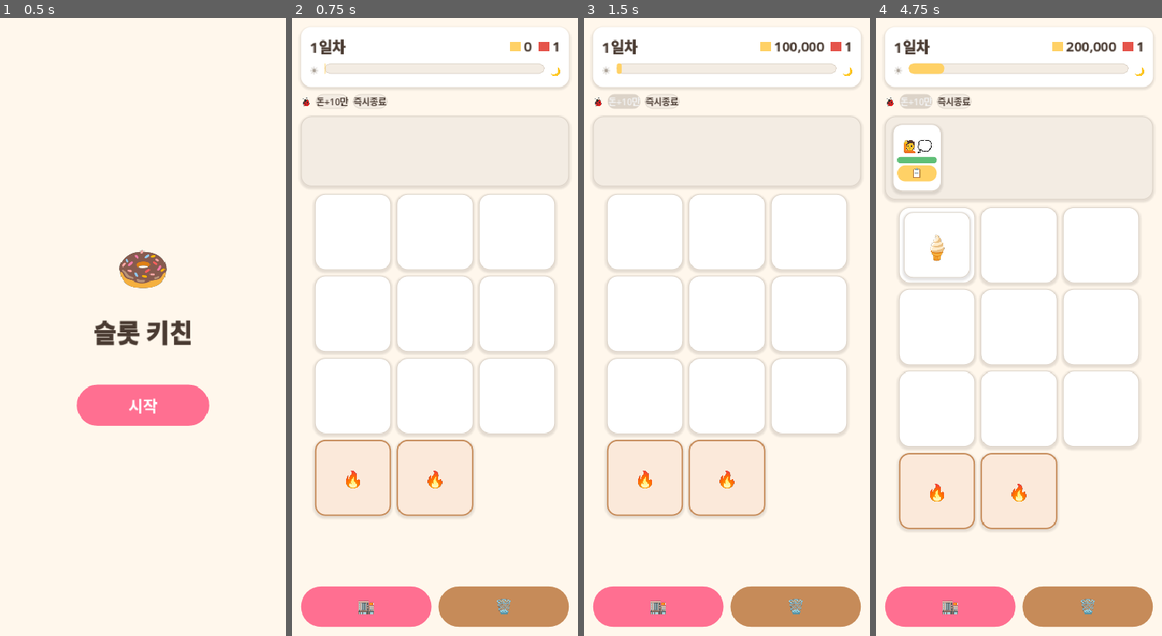
Above: before the commit, frames 1-4 (left to right).
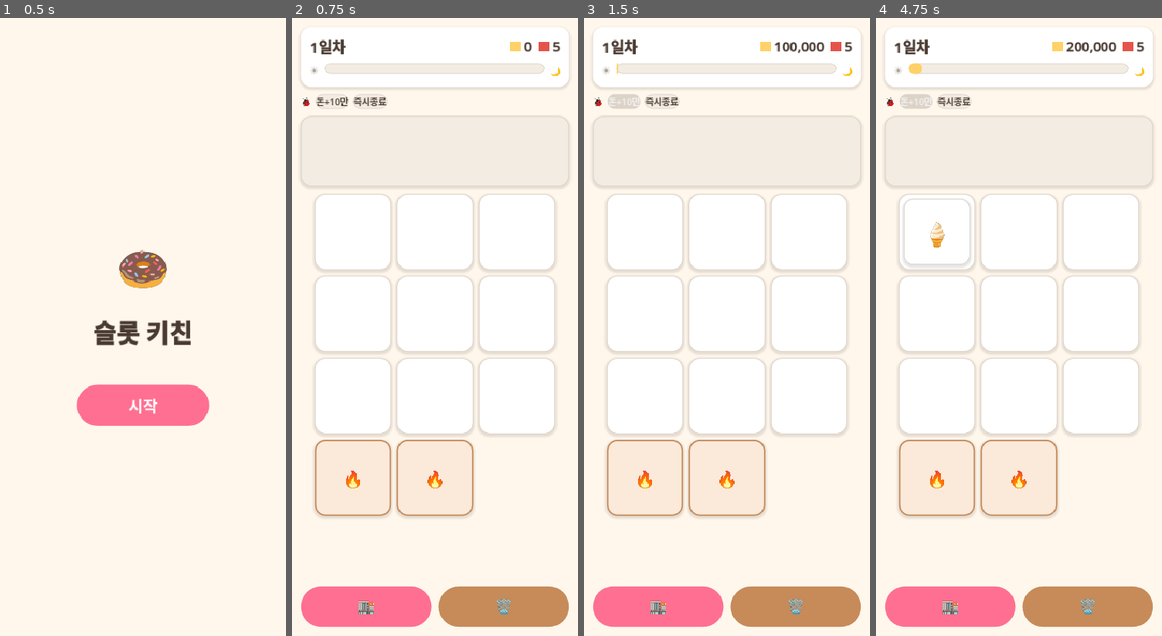
Above: after the commit, the same moments.

Repository: yellyB/game-slot-kitchen
Game: Godot game, scene res://scenes/Main.tscn
Two runs of this game, one before a commit and one after it. Both use one fixed random seed, a clock stepped at 60 frames per second and the inputs below.
Inputs:
- Up to frame 1 (0.5 s): no input
- Up to frame 2 (0.75 s): click "시작" at 0.5 s
- Up to frame 3 (1.5 s): click "돈+10만" at 1.25 s
- Up to frame 4 (4.75 s): click "🏬" at 2 s; click "🗑️" at 2.75 s; click "✕" at 3.5 s; click "돈+10만" at 4.25 s

Frame 1 is identical in both runs. In frame 2, less than 0.1% of the frame differs, in the area x 11-94%, y 3-10%; in frame 3, less than 0.1%; in frame 4, 9.5%, in the area x 2-98%, y 3-83%.

Commit message:
헤드리스 시뮬 구조 + 확정 밸런스/데이터 반영
시뮬:
- scripts/sim/sim_core.gd: Session 재사용 + 손님 생애주기(큐→주문→조리→서빙) dt스텝 헤드리스 모델
- scripts/sim/batch.gd: N판 반복·집계·로드아웃 비교
- Session.tick(dt) 추출(실게임 _process는 그대로), main --sim 진입점
- v1: 재료 트립 시간 무시(추후 v2)

밸런스/데이터(확정분):
- 하루 120초, 인내심 25/35초, 등장 가중 [30·22·18·15·10·5]
- 상점가 일당 65% 복리(Config.shop_price)
- 메뉴/가격 재정비, 가게세 곡선 5·12·22·35·50
- 조리버프 -25%, 인내심버프 +10%

(버프.md 설계 문서는 작업 중이라 커밋 제외)

Co-Authored-By: Claude Opus 4.8 (1M context) <noreply@anthropic.com>

Diff:
--- a/data/buff_defs.gd
+++ b/data/buff_defs.gd
@@ -9,9 +9,9 @@
 ##  - Stats 배율로 표현 불가한 특수 효과(분기·이벤트성): 추가 재고(무분별한 분기 금지).
 
 const ALL := {
-	"cook":      {"name": "조리 속도", "icon": "⚡", "stat": "cook_mult", "value": 0.85, "label": "조리 -15%"},
+	"cook":      {"name": "조리 속도", "icon": "⚡", "stat": "cook_mult", "value": 0.75, "label": "조리 -25%"},
 	"price":     {"name": "판매가",   "icon": "💰", "stat": "price_mult", "value": 1.25, "label": "판매가 +25%"},
-	"patience":  {"name": "인내심",   "icon": "⏳", "stat": "patience_mult", "value": 1.25, "label": "인내심 +25%"},
+	"patience":  {"name": "인내심",   "icon": "⏳", "stat": "patience_mult", "value": 1.10, "label": "인내심 +10%"},
 	"warehouse": {"name": "창고 속도", "icon": "🏃", "stat": "warehouse_mult", "value": 0.7, "label": "창고 -30%"},
 }
 
--- a/data/config.gd
+++ b/data/config.gd
@@ -14,21 +14,31 @@
 const MAX_QUEUE := 4          # 큐 최대 인원
 const SPAWN_INTERVAL := 4.0   # 손님 등장 간격(초)
 
+# ── 손님 수요 (등급별 등장 가중 = 확률 %, 합 100) ──────────
+# 싼(낮은 등급) 메뉴 손님이 많이, 비싼(높은 등급) 손님은 드물게. 인덱스 = 등급-1.
+const SPAWN_WEIGHTS := [30, 22, 18, 15, 10, 5]  # 1등급 30% … 6등급 5%
+
 # ── 인내심 (2단계 별도 타이머) ────────────────────────────
-const PATIENCE_ORDER := 45.0  # 주문 대기(큐)
-const PATIENCE_DISH := 60.0   # 음식 대기(슬롯 주문 카드)
+const PATIENCE_ORDER := 25.0  # 주문 대기(큐)
+const PATIENCE_DISH := 35.0   # 음식 대기(슬롯 주문 카드)
 const PATIENCE_LOW_FRAC := 0.3  # 이 비율 이하로 남으면 게이지 빨강
 
 # ── 경제 (금액 최소단위 1원, 가장 싼 메뉴 = 1) ────────────
 const START_MONEY := 0     # 시작 소지금
-const SLOT_PRICE := 5       # 슬롯 +1 확장 가격(상점)
-const BUFF_PACK_PRICE := 2  # 버프 팩(카드깡) 가격 — 첫날 순이익으로 살 수 있게
+const SLOT_PRICE := 5       # 슬롯 +1 확장 1일차 기본가(상점) — 일수 따라 SHOP_PRICE_GROWTH로 상승
+const BUFF_PACK_PRICE := 2  # 버프 팩(카드깡) 1일차 기본가 — 일수 따라 상승
+const SHOP_PRICE_GROWTH := 1.65  # 상점가 일당 증가 배율(복리): 가격 = ceil(기본 × GROWTH^(day-1))
 const MAX_BUFFS := 5        # 버프 보유 상한 (온보드 점유 — 판 절반 이상 못 줌)
 # (가게세는 하루별 → data/levels.gd)
 
 # ── 세션 / 하루 ───────────────────────────────────────────
-const DAY_LENGTH := 45.0        # 영업시간(초)
+const DAY_LENGTH := 120.0       # 영업시간(초)
 const WAVES := 3                # 웨이브 수(고정). 웨이브당 손님 수는 data/levels.gd
 const WAVE_SPACING := 0.7       # 웨이브 내 손님 간격(초)
 const WAREHOUSE_EXIT_COST := 3.0  # 창고 닫을 때(퇴장) 소모 영업시간(초) — 트립 비용
 # (일차별 가게세·손님 수·승리 일차 = data/levels.gd)
+
+
+## 상점가 = 기본가 × 증가율^(day-1), 올림(비용). day는 1부터.
+static func shop_price(base: int, day: int) -> int:
+	return int(ceil(base * pow(SHOP_PRICE_GROWTH, day - 1)))
--- a/data/levels.gd
+++ b/data/levels.gd
@@ -5,11 +5,11 @@
 ## 금액 최소단위 1원 = 가장 싼 메뉴(커피 1). rent도 같은 스케일.
 
 const DAYS := [
-	{"rent": 1,  "per_wave": 2},   # 1일차 (손님 6) — 매출 ~3, 순이익으로 버프 1개
-	{"rent": 4,  "per_wave": 3},   # 2일차 (손님 9)
-	{"rent": 8,  "per_wave": 4},   # 3일차 (손님 12)
-	{"rent": 13, "per_wave": 5},   # 4일차 (손님 15)
-	{"rent": 20, "per_wave": 6},   # 5일차 (손님 18) — 클리어
+	{"rent": 5,  "per_wave": 2},   # 1일차 (손님 6, 최대매출 ~31) — 여유, 첫 버프
+	{"rent": 12, "per_wave": 3},   # 2일차 (손님 9, ~46)
+	{"rent": 22, "per_wave": 4},   # 3일차 (손님 12, ~62)
+	{"rent": 35, "per_wave": 5},   # 4일차 (손님 15, ~77)
+	{"rent": 50, "per_wave": 6},   # 5일차 (손님 18, ~93) — 클리어(절반 이상 서빙 필요)
 ]
 
 static func count() -> int:
--- a/data/recipes.gd
+++ b/data/recipes.gd
@@ -12,7 +12,7 @@
 	"glazed":  {"name": "글레이즈드", "icon": "🍩", "ingredients": ["flour", "egg", "sugar"], "cook_time": 5.0, "price": 6,  "tier": 3},
 	"choco":   {"name": "초코도넛",  "icon": "🍪", "ingredients": ["flour", "egg", "chocolate"], "cook_time": 5.0, "price": 8,  "tier": 4},
 	"tiramisu": {"name": "티라미수",  "icon": "🍮", "ingredients": ["bean", "cream", "sugar"], "cook_time": 6.0, "price": 12, "tier": 5},
-	"special": {"name": "초코케이크",  "icon": "🍰", "ingredients": ["flour", "cream", "sugar", "chocolate"], "cook_time": 7.0, "price": 30, "tier": 6},
+	"special": {"name": "초코케이크",  "icon": "🍰", "ingredients": ["flour", "cream", "sugar", "chocolate"], "cook_time": 7.0, "price": 20, "tier": 6},
 }
 
 static func all_ids() -> Array:
--- a/scripts/main.gd
+++ b/scripts/main.gd
@@ -96,6 +96,22 @@
 	# 개발용 테스트 하니스 (릴리스엔 영향 없음): godot4 ... -- --test
 	if OS.is_debug_build() and "--test" in OS.get_cmdline_user_args():
 		await TestHarness.new().run(self)
+
+	# 헤드리스 시뮬레이션: godot4 ... -- --sim
+	if "--sim" in OS.get_cmdline_user_args():
+		var batch := SimBatch.new()
+		var loadouts := [
+			{"name": "무버프", "buffs": []},
+			{"name": "조리-25%", "buffs": ["cook"]},
+			{"name": "판매가+25%", "buffs": ["price"]},
+			{"name": "조리+판매+인내+창고", "buffs": ["cook", "price", "patience", "warehouse"]},
+		]
+		print("\n[SIM] ===== 배치 시뮬 (판당 5일, 500회) =====")
+		for res in batch.compare(500, loadouts):
+			print("[SIM] %-22s 승률 %4.1f%%  평균현금 %6.1f  서빙 %4.1f  놓침 %4.1f  일수 %.1f" % [
+				res["name"], res["win_rate"] * 100.0, res["avg_cash"],
+				res["avg_served"], res["avg_lost"], res["avg_days"]])
+		get_tree().quit()
 
 
 func _start_game() -> void:
--- a/scripts/session.gd
+++ b/scripts/session.gd
@@ -32,9 +32,10 @@
 
 ## 상점: 슬롯 +1 구매. 성공 시 true(다음 세션부터 반영).
 func buy_slot() -> bool:
-	if cash < Config.SLOT_PRICE or slots >= Config.MAX_SLOTS:
+	var price := Config.shop_price(Config.SLOT_PRICE, day)
+	if cash < price or slots >= Config.MAX_SLOTS:
 		return false
-	cash -= Config.SLOT_PRICE
+	cash -= price
 	slots += 1
 	cash_changed.emit(cash)
 	return true
@@ -42,9 +43,10 @@
 
 ## 상점: 버프 팩 구매 → 3개 랜덤 반환(택1은 호출 측). 못 사면 [].
 func buy_buff_pack() -> Array:
-	if cash < Config.BUFF_PACK_PRICE or Buffs.is_full():
+	var price := Config.shop_price(Config.BUFF_PACK_PRICE, day)
+	if cash < price or Buffs.is_full():
 		return []
-	cash -= Config.BUFF_PACK_PRICE
+	cash -= price
 	cash_changed.emit(cash)
 	return BuffDefs.random_pack(3)
 
@@ -100,6 +102,11 @@
 
 
 func _process(delta: float) -> void:
+	tick(delta)
+
+
+## 하루 진행 1스텝. 실게임은 _process(delta)로, 시뮬은 원하는 dt로 수동 호출.
+func tick(delta: float) -> void:
 	if not _running:
 		return
 	_elapsed += delta
--- a/scripts/shop.gd
+++ b/scripts/shop.gd
@@ -52,8 +52,8 @@
 	header.add_child(_cash_label)
 
 	# 상품: 슬롯 확장 / 버프 팩
-	_buy_slot_btn = _product(v, "슬롯 +1", "가격 %d" % Config.SLOT_PRICE, "구매", Palette.SUB, _on_buy_slot)
-	_draw_btn = _product(v, "버프 팩", "가격 %d" % Config.BUFF_PACK_PRICE, "뽑기", Palette.MAIN, _on_draw)
+	_buy_slot_btn = _product(v, "슬롯 +1", "가격 %d" % Config.shop_price(Config.SLOT_PRICE, session.day), "구매", Palette.SUB, _on_buy_slot)
+	_draw_btn = _product(v, "버프 팩", "가격 %d" % Config.shop_price(Config.BUFF_PACK_PRICE, session.day), "뽑기", Palette.MAIN, _on_draw)
 
 	# 보유 버프
 	v.add_child(UI.label("보유 버프", 13, Palette.COCOA_600))
@@ -197,10 +197,10 @@
 
 func _refresh() -> void:
 	_cash_label.text = str(session.cash)
-	var can_slot := session.cash >= Config.SLOT_PRICE and session.slots < Config.MAX_SLOTS
+	var can_slot := session.cash >= Config.shop_price(Config.SLOT_PRICE, session.day) and session.slots < Config.MAX_SLOTS
 	_buy_slot_btn.disabled = not can_slot
 	_buy_slot_btn.modulate = Color.WHITE if can_slot else Color(1, 1, 1, 0.5)
-	var can_draw := session.cash >= Config.BUFF_PACK_PRICE and not Buffs.is_full()
+	var can_draw := session.cash >= Config.shop_price(Config.BUFF_PACK_PRICE, session.day) and not Buffs.is_full()
 	_draw_btn.disabled = not can_draw
 	_draw_btn.modulate = Color.WHITE if can_draw else Color(1, 1, 1, 0.5)
 
--- /dev/null
+++ b/scripts/sim/batch.gd
@@ -0,0 +1,41 @@
+class_name SimBatch
+extends RefCounted
+## SimCore를 N판 반복 실행하고 지표 집계. 버프 로드아웃별 상대 비교용.
+## 실행: godot4 --headless res://scenes/Main.tscn -- --sim
+
+## n판 실행(시드 0..n-1). buff_loadout=보유 버프 id 배열.
+func run(n: int, buff_loadout: Array = []) -> Dictionary:
+	var wins := 0
+	var cash := 0
+	var served := 0
+	var lost := 0
+	var days := 0
+	for i in n:
+		var sim := SimCore.new()
+		var r := sim.run(buff_loadout, i)
+		if r["won"]:
+			wins += 1
+		cash += int(r["cash"])
+		served += int(r["served"])
+		lost += int(r["lost"])
+		days += int(r["days"])
+	var nf := float(maxi(n, 1))
+	return {
+		"runs": n,
+		"loadout": buff_loadout,
+		"win_rate": float(wins) / nf,
+		"avg_cash": float(cash) / nf,
+		"avg_served": float(served) / nf,
+		"avg_lost": float(lost) / nf,
+		"avg_days": float(days) / nf,
+	}
+
+
+## 여러 로드아웃 비교. loadouts=[{name, buffs}] → 각 배치 결과 배열.
+func compare(n: int, loadouts: Array) -> Array:
+	var out := []
+	for lo in loadouts:
+		var res := run(n, lo.get("buffs", []))
+		res["name"] = lo.get("name", "?")
+		out.append(res)
+	return out
--- /dev/null
+++ b/scripts/sim/sim_core.gd
@@ -0,0 +1,188 @@
+class_name SimCore
+extends RefCounted
+## 헤드리스 시뮬레이션 — 한 판(전 일차)을 dt 스텝으로 빠르게 돌려 지표 반환.
+## 실게임의 Session(하루 루프·경제·스폰·승패)을 그대로 재사용하고,
+## 손님 생애주기(큐→주문→조리→서빙)만 순수 데이터로 얹는다. UI 없음.
+##
+## v1 단순화: 재료 꺼내는 시간(창고 트립)은 무시(재료 항상 있다고 가정).
+##   → 조리 처리량·인내심·서빙·경제 위주. 트립 비용은 v2에서 추가.
+## 수치는 전부 Stats 경유(버프 자동 반영). 버프 로드아웃은 run()에서 전역 Buffs에 세팅.
+
+const DT := 0.1
+
+var session: Session
+var queue: Array = []    # 큐 대기: [{id, pat}]  (주문 대기 인내심)
+var orders: Array = []   # 슬롯 주문: [{id, pat}] (음식 대기 인내심)
+var tools: Array = []    # 도구: [{id, t}]  (id=="" 유휴)
+var dishes: Array = []   # 완성품(미서빙): [id]
+
+var _served := 0
+var _lost := 0
+var _last := {}
+
+
+## 한 판 실행. buff_loadout=보유 버프 id 배열, run_seed=RNG 시드.
+## 반환: {won, days, cash, served, lost}
+func run(buff_loadout: Array = [], run_seed := 0) -> Dictionary:
+	seed(run_seed)
+	session = Session.new()
+	session.spawn_requested.connect(_on_spawn)
+	session.day_ended.connect(func(s): _last = s)
+
+	tools.clear()
+	for i in Config.TOOL_COUNT:
+		tools.append({"id": "", "t": 0.0})
+
+	session.start_run()   # 내부에서 Buffs.clear() 호출하므로, 버프는 이 뒤에 세팅
+	Buffs.clear()
+	for b in buff_loadout:
+		Buffs.add(b)
+
+	var result := {"won": false, "days": 0, "cash": 0, "served": 0, "lost": 0}
+	var safety := 0
+	while true:
+		_reset_day_consumables()
+		while session.is_running():
+			_step()
+			safety += 1
+			if safety > 5_000_000:
+				break
+		result["days"] = session.day
+		if not _last.get("passed", false):
+			break                       # 가게세 못 냄 → 게임오버
+		if _last.get("won", false):
+			result["won"] = true
+			break                        # 마지막날 통과 → 승리
+		session.advance_day()            # 다음날 (상점은 v1 생략)
+
+	result["cash"] = session.cash
+	result["served"] = _served
+	result["lost"] = _lost
+	session.free()   # 트리에 없는 Node라 수동 해제(누수 방지)
+	return result
+
+
+func _reset_day_consumables() -> void:
+	queue.clear()
+	orders.clear()
+	dishes.clear()
+	for t in tools:
+		t["id"] = ""
+		t["t"] = 0.0
+
+
+## 시뮬 1스텝: 시간 진행 → 인내심/조리 진행 → 탐욕 플레이어 행동.
+func _step() -> void:
+	session.tick(DT)          # 시간·스폰(_on_spawn)·마감 처리
+	_decay_patience()
+	_advance_cooking()
+	_serve()
+	_start_cooking()
+	_accept_from_queue()
+
+
+func _on_spawn() -> void:
+	if queue.size() >= Config.MAX_QUEUE:
+		return                # 큐 꽉 참 → 스폰 무시(게임과 동일)
+	queue.append({"id": Stats.random_recipe(), "pat": Stats.order_patience()})
+
+
+func _decay_patience() -> void:
+	for i in range(queue.size() - 1, -1, -1):
+		queue[i]["pat"] -= DT
+		if queue[i]["pat"] <= 0.0:
+			queue.remove_at(i)
+			_lost += 1
+	for i in range(orders.size() - 1, -1, -1):
+		orders[i]["pat"] -= DT
+		if orders[i]["pat"] <= 0.0:
+			orders.remove_at(i)
+			_lost += 1
+
+
+func _advance_cooking() -> void:
+	for t in tools:
+		if t["id"] == "":
+			continue
+		t["t"] -= DT
+		if t["t"] <= 0.0:
+			dishes.append(t["id"])
+			t["id"] = ""
+			t["t"] = 0.0
+
+
+## 완성품을 매칭되는 가장 급한 주문에 서빙 → 돈.
+func _serve() -> void:
+	for di in range(dishes.size() - 1, -1, -1):
+		var rid: String = dishes[di]
+		var best := -1
+		var best_pat := 1e9
+		for oi in orders.size():
+			if orders[oi]["id"] == rid and orders[oi]["pat"] < best_pat:
+				best = oi
+				best_pat = orders[oi]["pat"]
+		if best >= 0:
+			session.earn(Stats.sell_price(rid))
+			orders.remove_at(best)
+			dishes.remove_at(di)
+			_served += 1
+
+
+## 유휴 도구에 "가장 급하고 아직 준비 안 된" 주문의 레시피를 조리 시작.
+func _start_cooking() -> void:
+	for t in tools:
+		if t["id"] != "":
+			continue
+		var rid := _pick_recipe_to_cook()
+		if rid == "":
+			break
+		t["id"] = rid
+		t["t"] = Stats.cook_time(rid)
+
+
+func _pick_recipe_to_cook() -> String:
+	# 주문 급한 순으로 보되, 이미 완성품/조리중으로 충당되는 레시피는 건너뜀.
+	var sorted_orders := orders.duplicate()
+	sorted_orders.sort_custom(func(a, b): return a["pat"] < b["pat"])
+	for o in sorted_orders:
+		var rid: String = o["id"]
+		var have := _count(dishes, rid) + _count_cooking(rid)
+		var need := _count_orders(rid)
+		if have < need:
+			return rid
+	return ""
+
+
+func _accept_from_queue() -> void:
+	var cap := session.slots - Buffs.owned().size()   # 버프가 슬롯 점유
+	while not queue.is_empty() and orders.size() < cap:
+		# 가장 급한(인내심 낮은) 큐 손님부터 접수
+		var best := 0
+		for i in queue.size():
+			if queue[i]["pat"] < queue[best]["pat"]:
+				best = i
+		orders.append({"id": queue[best]["id"], "pat": Stats.dish_patience()})
+		queue.remove_at(best)
+
+
+# ── 유틸 ──────────────────────────────────────────────────
+func _count(arr: Array, rid: String) -> int:
+	var n := 0
+	for x in arr:
+		if x == rid:
+			n += 1
+	return n
+
+func _count_cooking(rid: String) -> int:
+	var n := 0
+	for t in tools:
+		if t["id"] == rid:
+			n += 1
+	return n
+
+func _count_orders(rid: String) -> int:
+	var n := 0
+	for o in orders:
+		if o["id"] == rid:
+			n += 1
+	return n
--- a/scripts/stats.gd
+++ b/scripts/stats.gd
@@ -18,13 +18,15 @@
 static func warehouse_cost() -> float:
 	return Buffs.mod("warehouse_mult", Config.WAREHOUSE_EXIT_COST)
 
-## 손님이 주문할 레시피 뽑기 — 등급이 높을수록(비쌀수록) 등장 확률↓.
+## 손님이 주문할 레시피 뽑기 — 등급별 가중(Config.SPAWN_WEIGHTS)으로 등장 확률 결정.
+## 높은 등급(비싼 메뉴)일수록 가중이 낮아 드물게 등장.
 static func random_recipe() -> String:
 	var ids := Recipes.all_ids()
 	var weights := []
 	var total := 0.0
 	for id in ids:
-		var w := maxf(1.0, 7.0 - int(Recipes.get_def(id).get("tier", 1)))  # tier1=6 … tier6=1
+		var tier := int(Recipes.get_def(id).get("tier", 1))
+		var w := float(Config.SPAWN_WEIGHTS[clampi(tier - 1, 0, Config.SPAWN_WEIGHTS.size() - 1)])
 		weights.append(w)
 		total += w
 	var r := randf() * total
Not shown, added: scripts/sim/batch.gd.uid
Not shown, added: scripts/sim/sim_core.gd.uid
